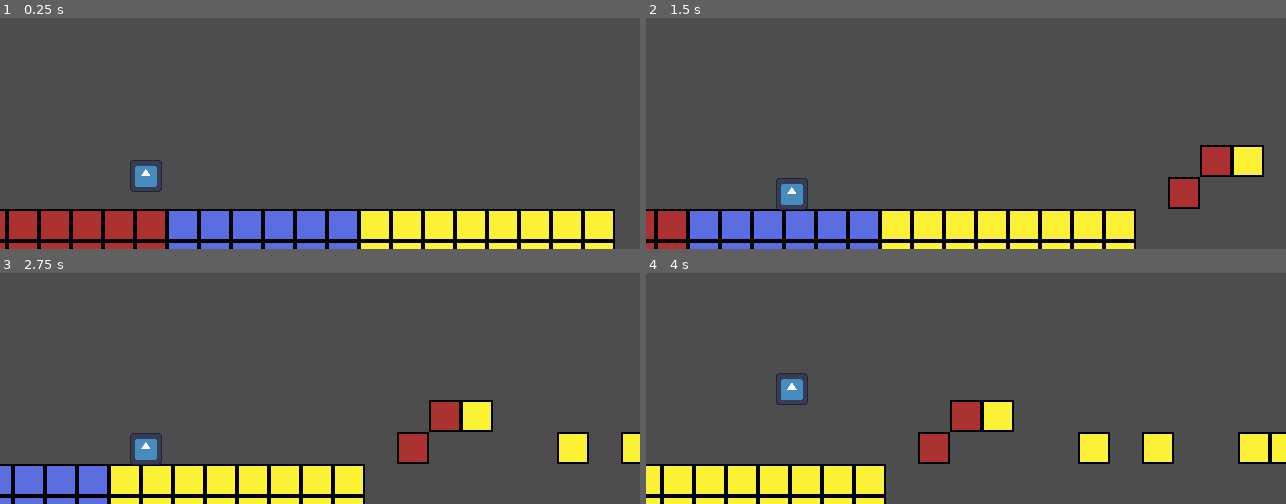
Above: before the commit, frames 1-4 (two rows, left to right).
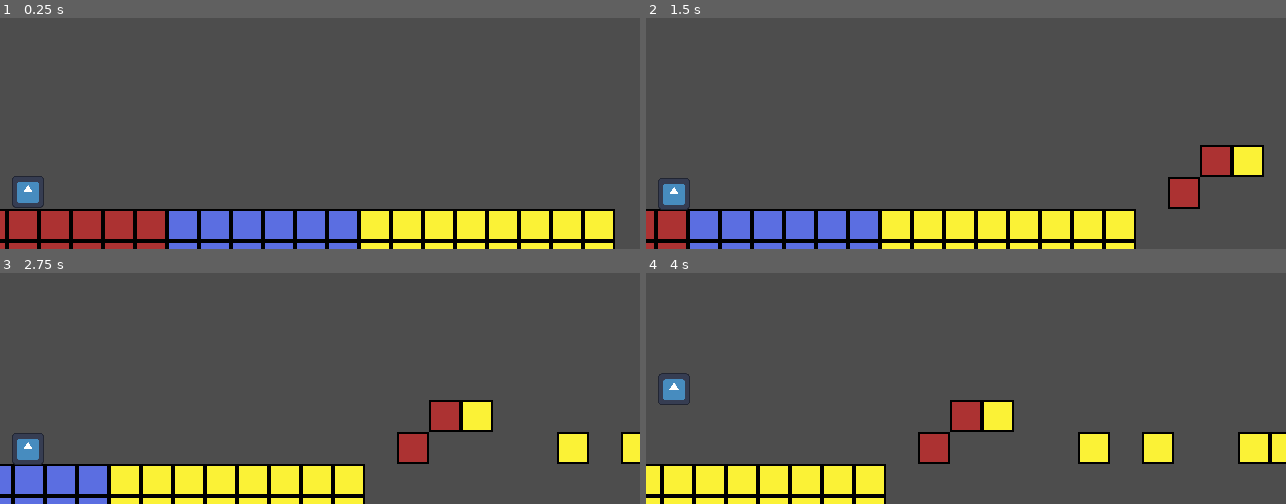
Above: after the commit, the same moments.

Repository: AtlasWongy/pain_dora_the_game
Game: Godot game, scene res://Scenes/main.tscn
The game is run twice, just before and just after one commit, with the same random seed, the same clock (stepped at 60 frames per second) and the same inputs. The engine's default icon, where the game draws it, is replaced by a stand-in: a white triangle on a blue panel in a dark square.
Inputs:
- Up to frame 1 (0.25 s): no input
- Up to frame 2 (1.5 s): tap Enter (ui_accept) at 0.5, 0.77 s; hold Z (change_color) 0.53-1.28 s; tap Z (change_color) at 1.35 s
- Up to frame 3 (2.75 s): tap Enter (ui_accept) at 1.52 s; hold Z (change_color) from 2.03 s (still down)
- Up to frame 4 (4 s): release Z (change_color) at 2.78 s; tap Z (change_color) at 2.85 s; tap Enter (ui_accept) at 3.02, 3.77 s; hold Z (change_color) from 3.53 s (still down)

The runs differ from the first frame. In frame 1, 0.8% of the frame differs, in the area x 1-26%, y 61-83%; in frame 2, 0.8%, in the area x 1-26%, y 69-84%; in frame 3, 0.8%; in frame 4, 0.8%.
Error after the commit: Invalid access to property or key 'Z' on a base object of type 'Dictionary'. (res://Player/player.gd:92)

Commit message:
Refactor
Going to switch back to move_and_slide instead

Diff:
--- a/paindora/Player/player.gd
+++ b/paindora/Player/player.gd
@@ -9,6 +9,7 @@
 @onready var coyote_timer: Timer = $'CoyoteTimer'
 
 var gravity: float = 45.0
+var fall_gravity: float = 45.0
 var gravity_modifier: float = 2
 var jump_height: float = 48.0
 var apex_duration: float = 0.5
@@ -24,13 +25,13 @@
 var jump_timer: float = 0.0
 
 var color_map: Dictionary = {
-	"Z": Vector2i(2, 0),
-	"X": Vector2i(3, 0),
-	"C": Vector2i(1, 0)
+	"Left": Vector2i(2, 0),
+	"Down": Vector2i(3, 0),
+	"Right": Vector2i(1, 0)
 }
 
 func _ready() -> void:
-	color_state = color_map["Z"]
+	color_state = color_map["Left"]
 	coyote_timer.wait_time = coyote_frames / 60.0
 	coyote_timer.timeout.connect(_on_coyote_timer_timeout)
 
@@ -55,10 +56,15 @@
 	velocity = velocity.lerp(velocity, 5.0 * delta)
 	is_grounded = raycast.is_colliding()
 	is_ledge_grabbed = ledge_grabber.is_colliding()
-	move_and_collide(velocity * delta)
+	var collision: KinematicCollision2D = move_and_collide(velocity * delta)
+	if collision != null:
+		if collision.get_collider() is TileMapLayer:
+			var tile_map_layer: TileMapLayer = collision.get_collider()
+			var collision_rid: RID = collision.get_collider_rid()
+			check_tile_color(tile_map_layer, collision_rid)
+
 	if is_ledge_grabbed and !is_grounded:
 		grab_edge()
-		print("Grabbed Ledge")
 	if is_grounded:
 		is_jumping = false
 		jump_timer = 0.0
@@ -71,49 +77,22 @@
 func grab_edge() -> void:
 	velocity.y -= jump_height
 
-# 	var collision = move_and_collide(velocity * delta)
-# 	if collision != null:
-# 		is_grounded = true
-# 		velocity.y = 0
-# 		jump_timer = 0.0
-# 		gravity /= 3
-# 	else:
-# 		is_grounded = false
-# 		if !is_grounded and last_floor and !is_jumping:
-# 			coyote = true
-# 			coyote_timer.start()
-# 	last_floor = is_grounded
-# 	jump_timer -= delta
-
-
-
-# 		is_grounded = true
-# 		last_floor = true
-# 		var res_rid = collision.get_collider_rid()
-# 		var ray_collision: Object = raycast.get_collider()
-# 		if ray_collision is TileMapLayer and raycast.is_colliding():
-# 			is_grounded = true
-# 			check_tile_color(ray_collision, res_rid)
-# 	else:
-# 		is_grounded = false
-# 		if !is_grounded and last_floor and !is_jumping:
-# 			coyote = true
-# 			coyote_timer.start()
-
 func check_tile_color(tile_map: TileMapLayer, rid: RID) -> void:
 	var tile_color: Vector2i = tile_map.get_cell_atlas_coords(tile_map.get_coords_for_body_rid(rid))
-	if color_state != tile_color:
-		print("Dont care first")
+	print(tile_color)
+# 	if get_color_state() != tile_color:
 # 		if timer.is_stopped():
 # 			timer.start()
 # 		await timer.timeout
-# 		if color_state != tile_color:
-# 			print("You die!")
+# 		if get_color_state() != tile_color:
 # 			get_tree().paused = true
 
 func change_color(event: InputEvent) -> void:
 	var color_select: String = OS.get_keycode_string(event.physical_keycode)
 	color_state = color_map[color_select]
+
+func get_color_state() -> Vector2i:
+	return color_state
 
 func _on_coyote_timer_timeout() -> void:
 	coyote = false
--- a/paindora/Player/player.tscn
+++ b/paindora/Player/player.tscn
@@ -27,7 +27,7 @@
 
 [node name="PlayerTimer" type="Timer" parent="."]
 process_callback = 0
-wait_time = 0.125
+wait_time = 0.2
 one_shot = true
 
 [node name="CoyoteTimer" type="Timer" parent="."]
--- a/paindora/Scenes/main.tscn
+++ b/paindora/Scenes/main.tscn
@@ -14,4 +14,4 @@
 [node name="InitialPlatform" parent="PlatformHandler" instance=ExtResource("5_cnex3")]
 
 [node name="Player" parent="." instance=ExtResource("5_g7j1m")]
-position = Vector2(73, 142)
+position = Vector2(14, 150)
--- a/paindora/Scenes/test.tscn
+++ b/paindora/Scenes/test.tscn
@@ -8,4 +8,4 @@
 [node name="InitialPlatform" parent="." instance=ExtResource("1_r4j3f")]
 
 [node name="Player" parent="." instance=ExtResource("2_nbh2m")]
-position = Vector2(79, 134)
+position = Vector2(49, 41)
--- a/paindora/project.godot
+++ b/paindora/project.godot
@@ -30,6 +30,9 @@
 "events": [Object(InputEventKey,"resource_local_to_scene":false,"resource_name":"","device":-1,"window_id":0,"alt_press …(192 unchanged characters)…
 , Object(InputEventKey,"resource_local_to_scene":false,"resource_name":"","device":-1,"window_id":0,"alt_pressed":false …(183 unchanged characters)…
 , Object(InputEventKey,"resource_local_to_scene":false,"resource_name":"","device":-1,"window_id":0,"alt_pressed":false …(182 unchanged characters)…
+, Object(InputEventKey,"resource_local_to_scene":false,"resource_name":"","device":-1,"window_id":0,"alt_pressed":false,"shift_pressed":false,"ctrl_pressed":false,"meta_pressed":false,"pressed":false,"keycode":0,"physical_keycode":4194319,"key_label":0,"unicode":0,"location":0,"echo":false,"script":null)
+, Object(InputEventKey,"resource_local_to_scene":false,"resource_name":"","device":-1,"window_id":0,"alt_pressed":false,"shift_pressed":false,"ctrl_pressed":false,"meta_pressed":false,"pressed":false,"keycode":0,"physical_keycode":4194322,"key_label":0,"unicode":0,"location":0,"echo":false,"script":null)
+, Object(InputEventKey,"resource_local_to_scene":false,"resource_name":"","device":-1,"window_id":0,"alt_pressed":false,"shift_pressed":false,"ctrl_pressed":false,"meta_pressed":false,"pressed":false,"keycode":0,"physical_keycode":4194321,"key_label":0,"unicode":0,"location":0,"echo":false,"script":null)
 ]
 }
 
